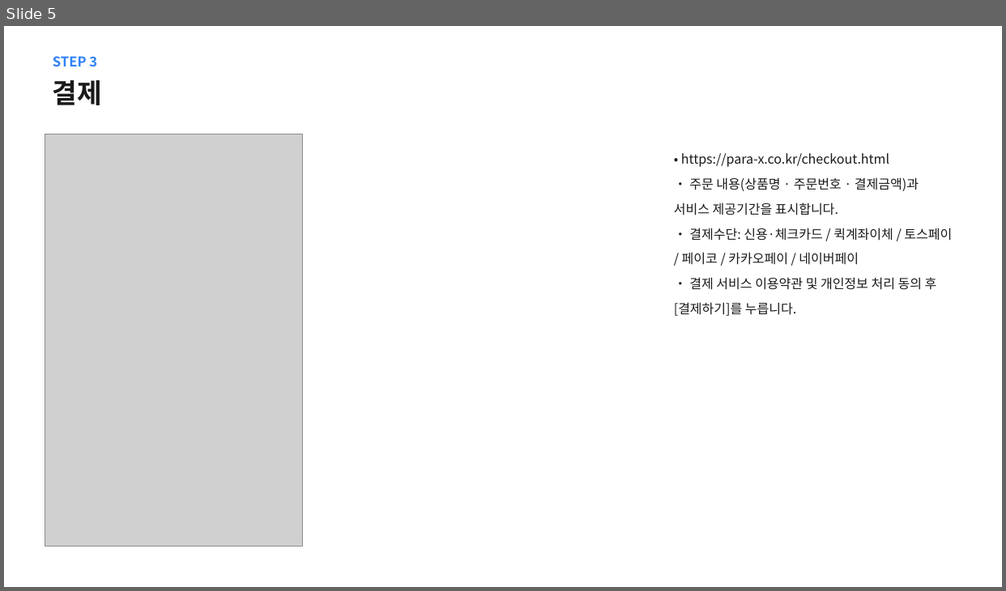
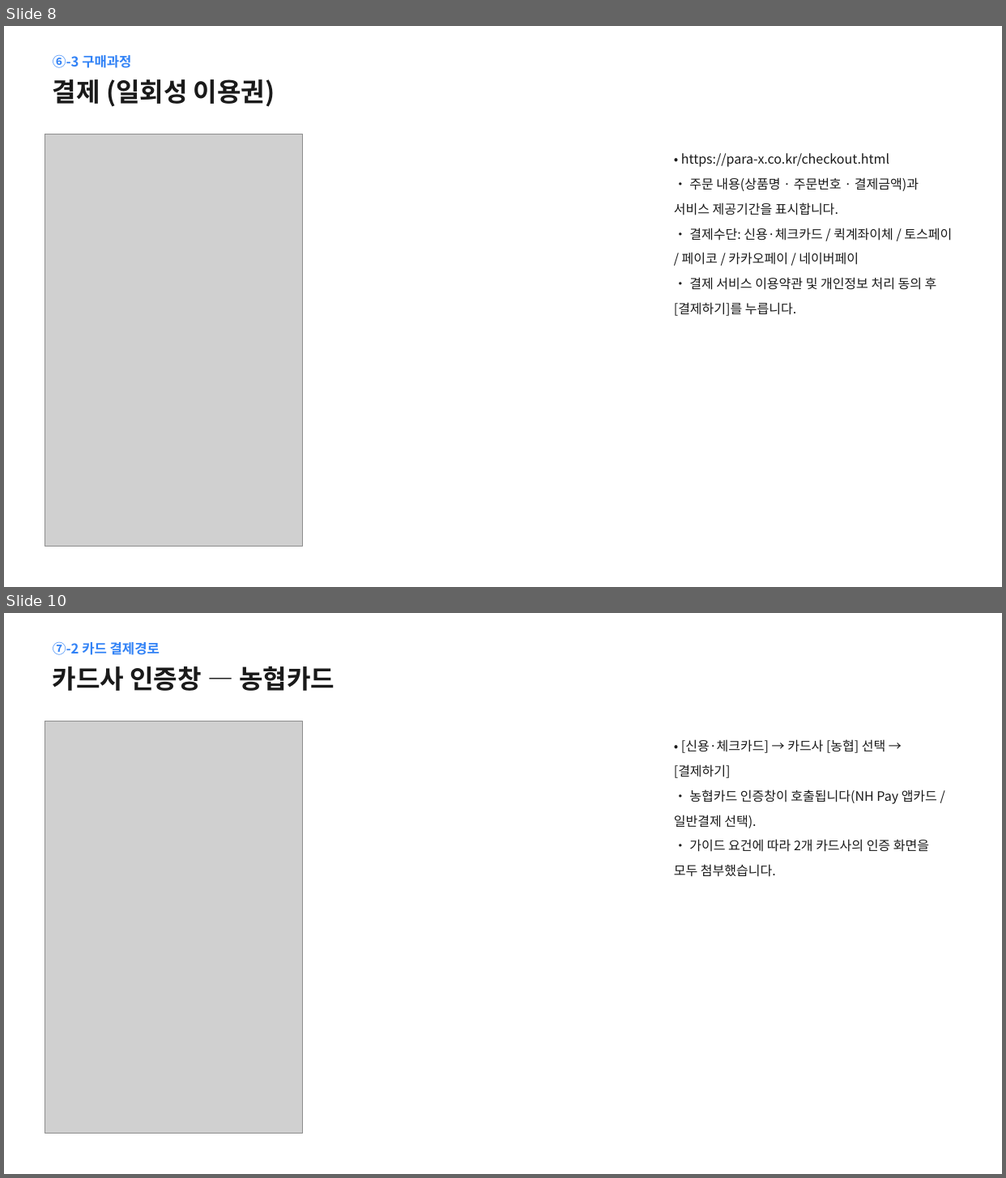
Before and after one commit to BIGSHOL/mathlab, a slide deck: docs/토스페이먼츠_결제경로_파라엑스.pptx. Shown one above the other, each under a label of ours: slide 5 before the commit, slides 8 and 10 after it; the slides between them are not shown. The pictures are 1006x591 and 1006x1178 pixels, drawn with LibreOffice and Linux fonts; fonts in the diff are those of the drawing; grey boxes stand for pictures. Boxes give left, top, right and bottom in pixels: in the first picture for what was removed or moved away, otherwise in the second. Text is boxed around its words. In the diff, an @@ line names an element or a change of style, - is before the commit and + after.

```diff
--- a/docs/토스페이먼츠_결제경로_파라엑스.pptx
+++ b/docs/토스페이먼츠_결제경로_파라엑스.pptx
@@ slide 10 added at <box>4,613,1002,1174</box>, background #FFFFFF @@
@@ text added at <box>53,642,160,655</box>, 13 pt, text #3182F6, bold @@
+⑦-2 카드 결제경로
@@ text added at <box>53,666,334,691</box>, 25 pt, text #1A1A1A, bold @@
+카드사 인증창 — 농협카드
@@ picture added at <box>45,722,303,1133</box> @@
@@ text added at <box>674,739,937,877</box>, 12.5 pt, text #1A1A1A @@
+• [신용·체크카드] → 카드사 [농협] 선택 → [결제하기]
+• 농협카드 인증창이 호출됩니다(NH Pay 앱카드 / 일반결제 선택).
+• 가이드 요건에 따라 2개 카드사의 인증 화면을 모두 첨부했습니다.
@@ what was slide 5 is now slide 8 @@
@@ slide 8 changed as well @@
@@ text at <box>53,55,131,68</box>: text changed @@
-STEP 3
+⑥-3 구매과정
@@ text at <box>53,79,275,107</box>: text changed; size 26 to 25 pt @@
-결제
+결제 (일회성 이용권)
```
Also in this commit, not shown: 7 other slides changed, 5 other slides added, 1 other file.
